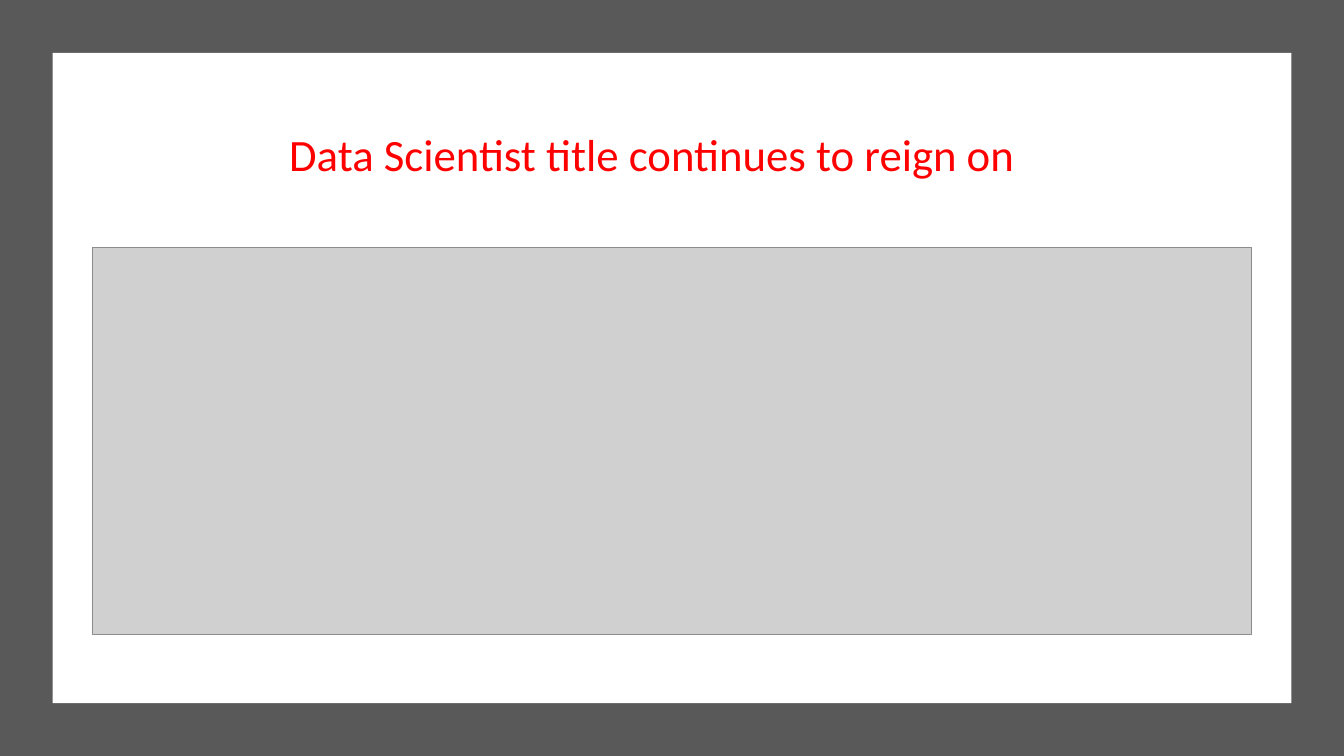
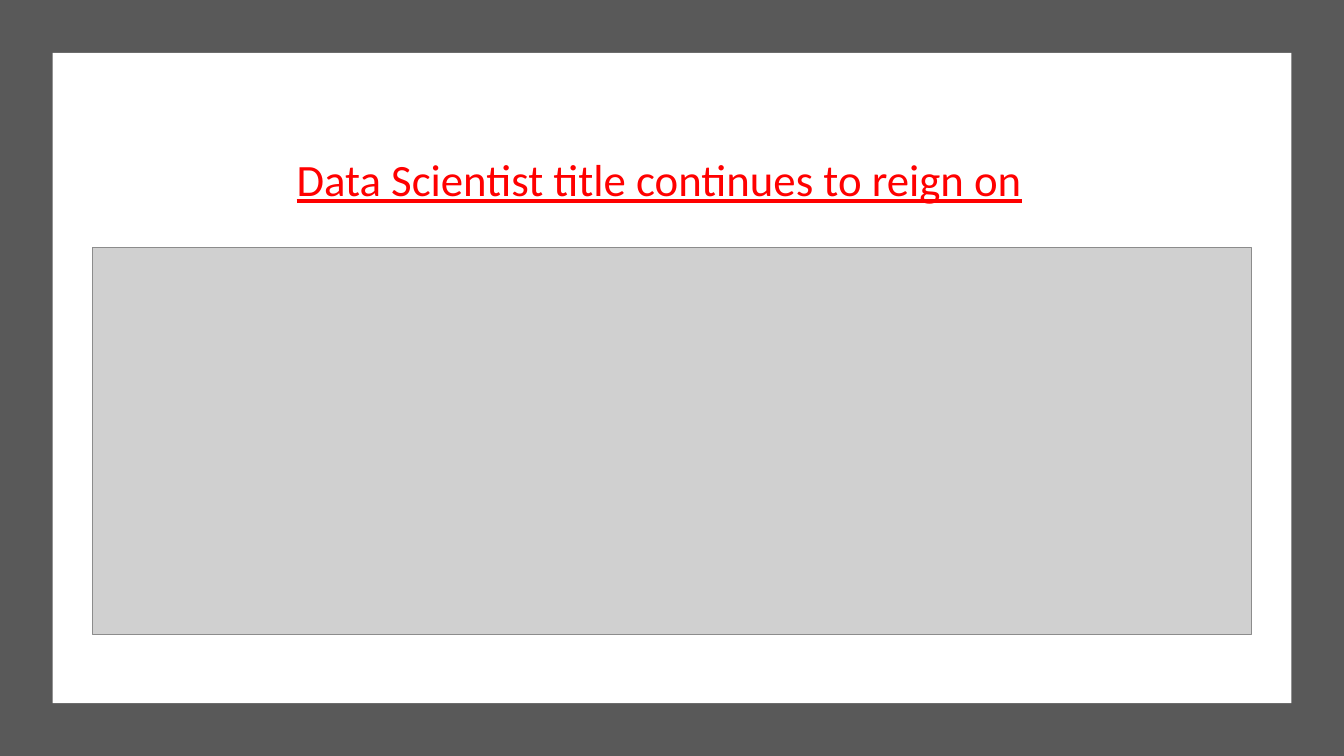
Before and after one commit to tjgrafft/DataScienceJobs_Project, a slide deck: slide 7 of presentation/Presentation.pptx. Drawn at 1344x756 pixels with LibreOffice and Linux fonts; fonts in the diff are those of the drawing; grey boxes stand for pictures. Boxes give left, top, right and bottom in pixels: in the first picture for what was removed or moved away, otherwise in the second. Text is boxed around its words. In the diff, an @@ line names an element or a change of style, - is before the commit and + after.

```diff
--- a/presentation/Presentation.pptx
+++ b/presentation/Presentation.pptx
@@ text "Data Scientist title continues to ...": place and size @@
-text "Data Scientist title continues to ..." at [289,140,1014,179]
+text "Data Scientist title continues to ..." at [297,165,1021,204]
@@ text "Data Scientist title continues to ..." at [297,165,1021,204]: underline on @@
```
Also in this commit, not shown: 5 other slides changed, 1 slide added.
